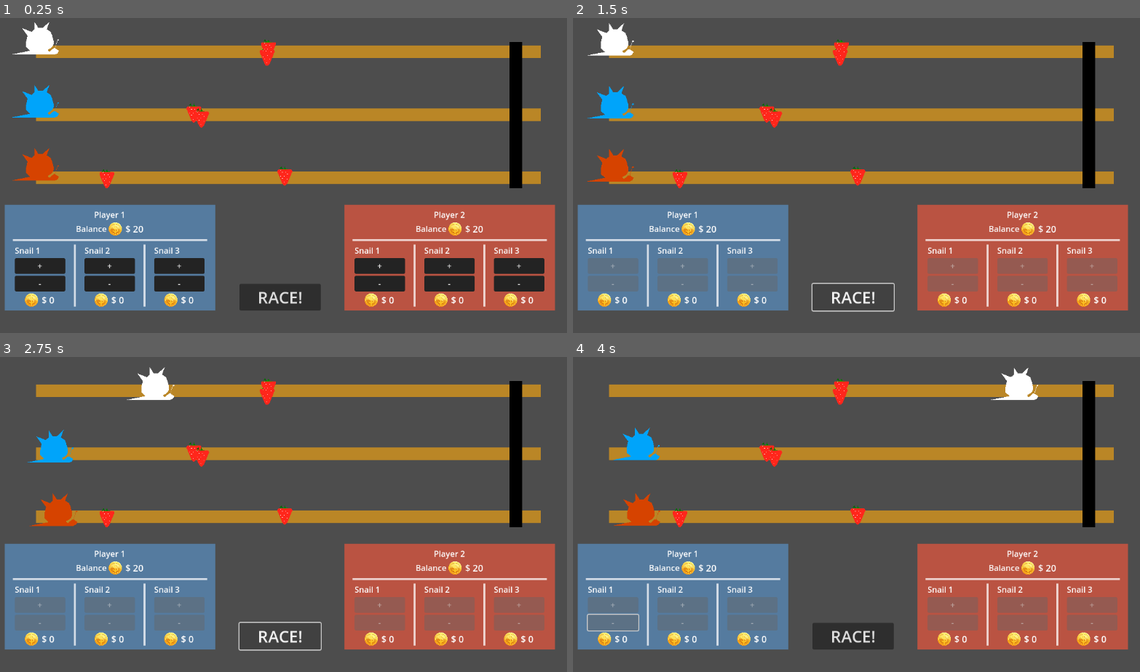
Above: before the commit, frames 1-4 (two rows, left to right).
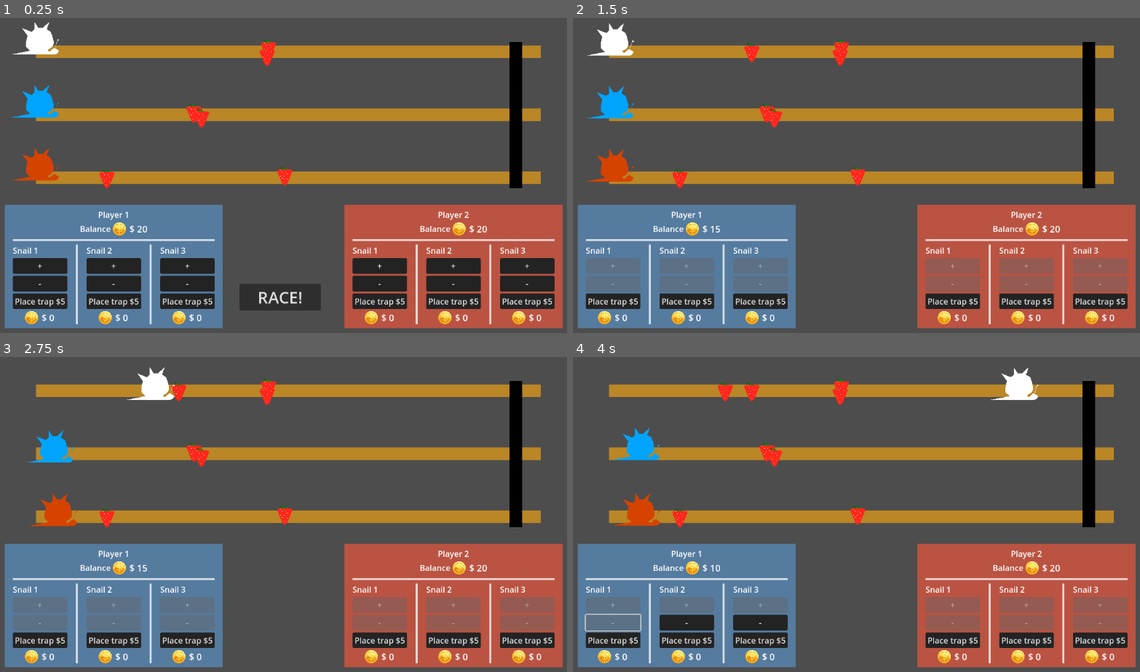
Above: after the commit, the same moments.

Repository: pradoh97/snail-race
Game: Godot game, scene res://level.tscn
Same seed, same stepped clock (60 frames per second), same inputs: the game is played once before the commit and once after it.
Inputs (mouse positions are in pixels of both pictures, inside the frame that each line leads up to):
- Up to frame 1 (0.25 s): no input
- Up to frame 2 (1.5 s): click (612, 301) at 0.5 s, where only the run after the commit has a clickable "Place trap $5"; click "RACE!" at 1.25 s
- Up to frame 3 (2.75 s): click (277, 637) at 2 s, where only the run before the commit has a clickable "RACE!"
- Up to frame 4 (4 s): click (612, 640) at 2.75 s, where only the run after the commit has a clickable "Place trap $5"; click (612, 621) at 3.5 s, where only the run after the commit has a clickable "-"

The runs differ from the first frame. In frame 1, 11% of the frame differs, in the area x 0-100%, y 59-99%; in frame 2, 11%; in frame 3, 11%; in frame 4, 13%, in the area x 0-100%, y 7-99%.

Commit message:
Add traps

Diff:
--- a/level.gd
+++ b/level.gd
@@ -46,6 +46,7 @@
 
 	for racer: Racer in $Racers.get_children():
 		racer.set_physics_process(true)
+		$UI/StartRace.visible = false
 		$UI/PlayerOptions.start_race()
 		$UI/PlayerOptions2.start_race()
 
@@ -53,8 +54,18 @@
 	winner = ""
 	get_tree().reload_current_scene()
 
+
 func place_traps():
 	var random_position = 0
 	for trap: Trap in %Traps.get_children():
 		random_position = randi_range(%TrapsSafeMargins.get_child(0).global_position.x, %TrapsSafeMargins.get_child(1).global_position.x)
 		trap.global_position.x = random_position
+
+
+func _on_player_options_place_trap(racer):
+	var trap = %Traps.get_children()[0].duplicate()
+	var random_position = randi_range(%TrapsSafeMargins.get_child(0).global_position.x, %TrapsSafeMargins.get_child(1).global_position.x)
+	var vertical_position = 0
+	vertical_position = %Tracks.get_child(racer - 1).global_position.y
+	trap.global_position = Vector2(random_position, vertical_position)
+	%Traps.add_child(trap)
--- a/level.tscn
+++ b/level.tscn
@@ -216,4 +216,6 @@
 [connection signal="body_entered" from="RaceTrack/FullStop" to="." method="_on_full_stop_body_entered"]
 [connection signal="pressed" from="UI/GameOver/VBoxContainer/VBoxContainer/Restart" to="UI" method="_on_restart_pressed"]
 [connection signal="pressed" from="UI/GameOver/VBoxContainer/VBoxContainer/Quit" to="UI" method="_on_quit_pressed"]
+[connection signal="place_trap" from="UI/PlayerOptions" to="." method="_on_player_options_place_trap"]
+[connection signal="place_trap" from="UI/PlayerOptions2" to="." method="_on_player_options_place_trap"]
 [connection signal="pressed" from="UI/StartRace" to="UI" method="_on_start_race_pressed"]
--- a/player_options/player_balance.gd
+++ b/player_options/player_balance.gd
@@ -20,3 +20,9 @@
 	if current_balance > 0:
 		current_balance -= 1
 		update_balance()
+
+
+func _on_racer_bet_options_place_trap(racer: int):
+	if current_balance >= 5:
+		current_balance -= 5
+		update_balance()
--- a/player_options/player_options.gd
+++ b/player_options/player_options.gd
@@ -1,5 +1,6 @@
 class_name PlayerOptions extends PanelContainer
 
+signal place_trap(racer: int)
 @export var player_name: String = "Player 1"
 
 func _ready():
@@ -68,3 +69,8 @@
 	$VBoxContainer/HboxContainer/RacerBetOptions.enable_decrease()
 	$VBoxContainer/HboxContainer/RacerBetOptions2.enable_decrease()
 	$VBoxContainer/HboxContainer/RacerBetOptions3.enable_decrease()
+
+
+func _on_racer_bet_options_place_trap(racer: int):
+	if %Balance.current_balance >= 5:
+		place_trap.emit(racer)
--- a/player_options/player_options.tscn
+++ b/player_options/player_options.tscn
@@ -80,7 +80,13 @@
 [connection signal="balance_restored" from="VBoxContainer/Balance" to="." method="_on_balance_balance_restored"]
 [connection signal="bet_decreased" from="VBoxContainer/HboxContainer/RacerBetOptions" to="VBoxContainer/Balance" method="_on_racer_bet_options_bet_decreased"]
 [connection signal="bet_increased" from="VBoxContainer/HboxContainer/RacerBetOptions" to="VBoxContainer/Balance" method="_on_racer_bet_options_bet_increased"]
+[connection signal="place_trap" from="VBoxContainer/HboxContainer/RacerBetOptions" to="." method="_on_racer_bet_options_place_trap"]
+[connection signal="place_trap" from="VBoxContainer/HboxContainer/RacerBetOptions" to="VBoxContainer/Balance" method="_on_racer_bet_options_place_trap"]
 [connection signal="bet_decreased" from="VBoxContainer/HboxContainer/RacerBetOptions2" to="VBoxContainer/Balance" method="_on_racer_bet_options_bet_decreased"]
 [connection signal="bet_increased" from="VBoxContainer/HboxContainer/RacerBetOptions2" to="VBoxContainer/Balance" method="_on_racer_bet_options_bet_increased"]
+[connection signal="place_trap" from="VBoxContainer/HboxContainer/RacerBetOptions2" to="." method="_on_racer_bet_options_place_trap"]
+[connection signal="place_trap" from="VBoxContainer/HboxContainer/RacerBetOptions2" to="VBoxContainer/Balance" method="_on_racer_bet_options_place_trap"]
 [connection signal="bet_decreased" from="VBoxContainer/HboxContainer/RacerBetOptions3" to="VBoxContainer/Balance" method="_on_racer_bet_options_bet_decreased"]
 [connection signal="bet_increased" from="VBoxContainer/HboxContainer/RacerBetOptions3" to="VBoxContainer/Balance" method="_on_racer_bet_options_bet_increased"]
+[connection signal="place_trap" from="VBoxContainer/HboxContainer/RacerBetOptions3" to="." method="_on_racer_bet_options_place_trap"]
+[connection signal="place_trap" from="VBoxContainer/HboxContainer/RacerBetOptions3" to="VBoxContainer/Balance" method="_on_racer_bet_options_place_trap"]
--- a/player_options/racer_bet_options.gd
+++ b/player_options/racer_bet_options.gd
@@ -5,8 +5,9 @@
 var bet_amount: = 0
 
 
-signal bet_increased()
-signal bet_decreased()
+signal bet_increased
+signal bet_decreased
+signal place_trap(racer: int)
 
 func _ready():
 	disable_decrease()
@@ -49,3 +50,8 @@
 
 	if bet_amount == 0:
 		disable_decrease()
+
+
+func _on_place_trap_pressed():
+	$Money/HBoxContainer/CurrentMoney.text = str(bet_amount)
+	place_trap.emit(int(racer_name[-1]))
--- a/player_options/racer_bet_options.tscn
+++ b/player_options/racer_bet_options.tscn
@@ -56,6 +56,16 @@
 button_mask = 3
 text = "-"
 
+[node name="PlaceTrap" type="Button" parent="."]
+layout_mode = 2
+size_flags_horizontal = 7
+size_flags_vertical = 6
+theme_override_styles/normal = SubResource("StyleBoxFlat_0o4ji")
+theme_override_styles/disabled = SubResource("StyleBoxFlat_wfvgo")
+action_mode = 0
+button_mask = 3
+text = "Place trap $5"
+
 [node name="Money" type="HBoxContainer" parent="."]
 layout_mode = 2
 theme_override_constants/separation = 7
@@ -82,3 +92,4 @@
 
 [connection signal="pressed" from="IncreaseBet" to="." method="_on_increase_bet_pressed"]
 [connection signal="pressed" from="DecreaseBet" to="." method="_on_decrease_bet_pressed"]
+[connection signal="pressed" from="PlaceTrap" to="." method="_on_place_trap_pressed"]
